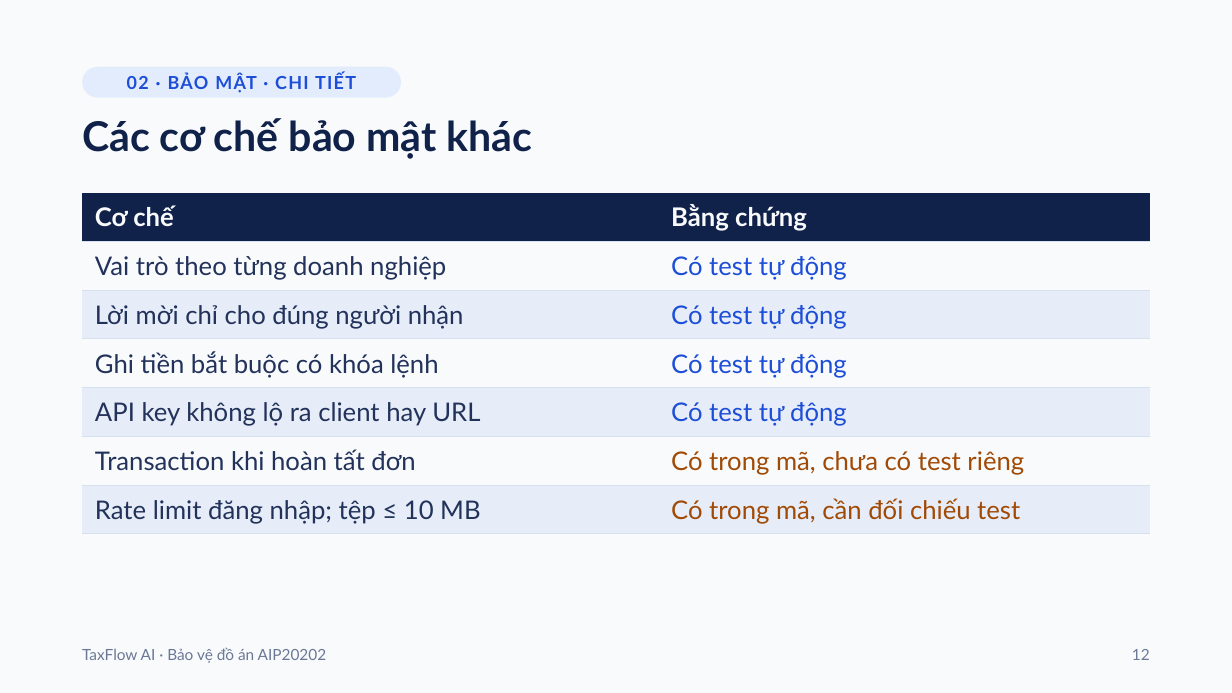
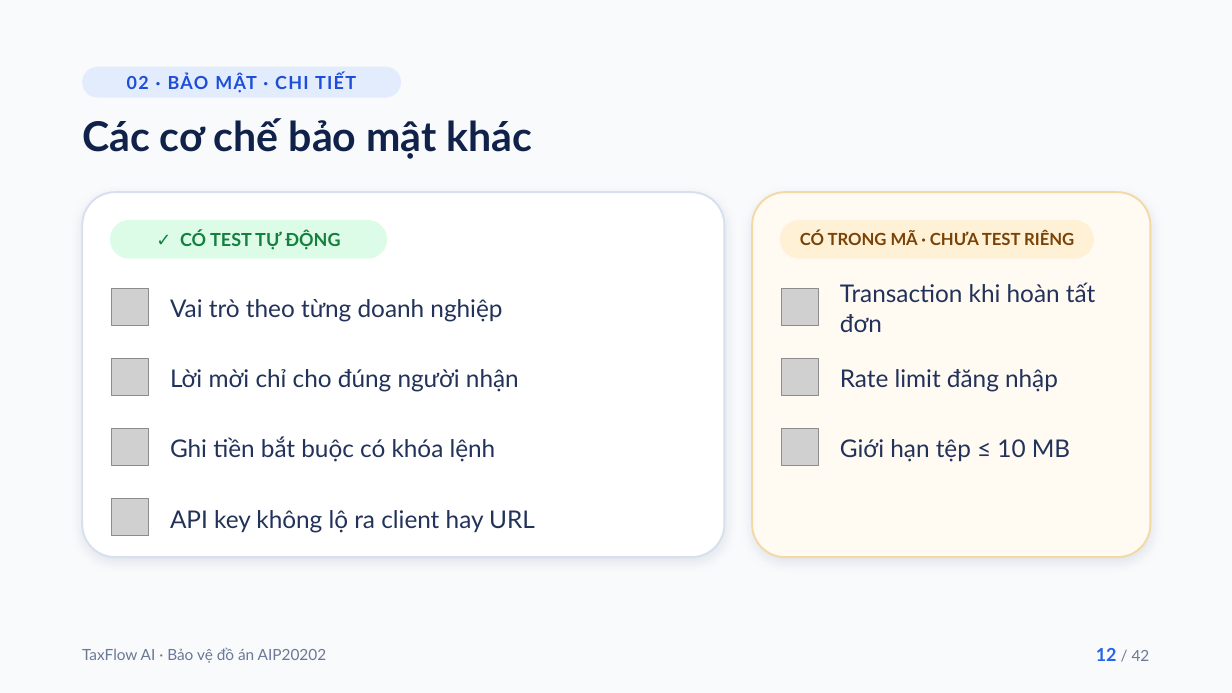
Before and after one commit to truongxuananh/taxflow-ai, a slide deck: slide 12 of TaxFlow-AI-Bao-ve-do-an.pptx. Drawn at 1232x693 pixels with LibreOffice and Linux fonts; fonts in the diff are those of the drawing; grey boxes stand for pictures. Boxes give left, top, right and bottom in pixels: in the first picture for what was removed or moved away, otherwise in the second. Text is boxed around its words. In the diff, an @@ line names an element or a change of style, - is before the commit and + after.

```diff
--- a/TaxFlow-AI-Bao-ve-do-an.pptx
+++ b/TaxFlow-AI-Bao-ve-do-an.pptx
@@ table removed at [82,192,1151,528], 7 rows, 2 columns @@
-Cơ chế | Bằng chứng
-Vai trò theo từng doanh nghiệp | Có test tự động
-Lời mời chỉ cho đúng người nhận | Có test tự động
-Ghi tiền bắt buộc có khóa lệnh | Có test tự động
-API key không lộ ra client hay URL | Có test tự động
-Transaction khi hoàn tất đơn | Có trong mã, chưa có test riêng
-Rate limit đăng nhập; tệp ≤ 10 MB | Có trong mã, cần đối chiếu test
@@ rounded rectangle added at [82,192,725,557], fill #FFFFFF, outline #D6E0EF 1.5 pt @@
@@ rounded rectangle added at [752,192,1151,557], fill #FFFBF2, outline #F2D9A6 1.5 pt @@
@@ rounded rectangle added at [110,220,387,259], fill #DCFCE7 @@
@@ text added at [180,231,340,250], 14 pt, text #15803D, bold @@
+✓ CÓ TEST TỰ ĐỘNG
@@ rounded rectangle added at [780,220,1094,259], fill #FFF1D6 @@
@@ text added at [800,232,1074,245], 13 pt, text #7A4206, bold @@
+CÓ TRONG MÃ · CHƯA TEST RIÊNG
@@ picture added at [112,288,149,325] @@
@@ text added at [170,299,502,322], 19 pt, text #22325A @@
+Vai trò theo từng doanh nghiệp
@@ picture added at [782,288,819,325] @@
@@ text added at [840,282,1095,332], 19 pt, text #22325A @@
+Transaction khi hoàn tất đơn
@@ picture added at [112,359,149,396] @@
@@ picture added at [782,359,819,396] @@
@@ text added at [170,369,519,392], 19 pt, text #22325A @@
+Lời mời chỉ cho đúng người nhận
@@ text added at [840,369,1058,392], 19 pt, text #22325A @@
+Rate limit đăng nhập
@@ picture added at [112,429,149,466] @@
@@ text added at [170,436,496,462], 19 pt, text #22325A @@
+Ghi tiền bắt buộc có khóa lệnh
@@ picture added at [782,429,819,466] @@
@@ text added at [840,439,1070,462], 19 pt, text #22325A @@
+Giới hạn tệp ≤ 10 MB
@@ picture added at [112,499,149,536] @@
@@ text added at [170,510,535,533], 19 pt, text #22325A @@
+API key không lộ ra client hay URL
@@ page number at [1096,648,1150,661]: text changed @@
-12
+12 / 42
```
Also in this commit, not shown: 20 other slides changed.
